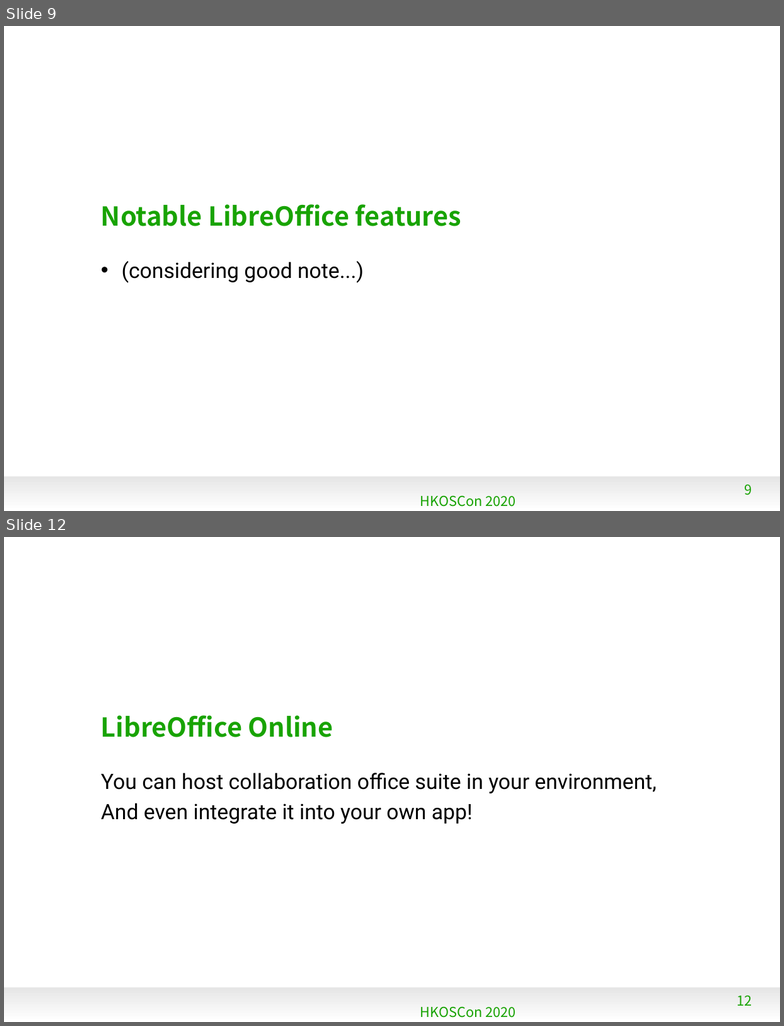
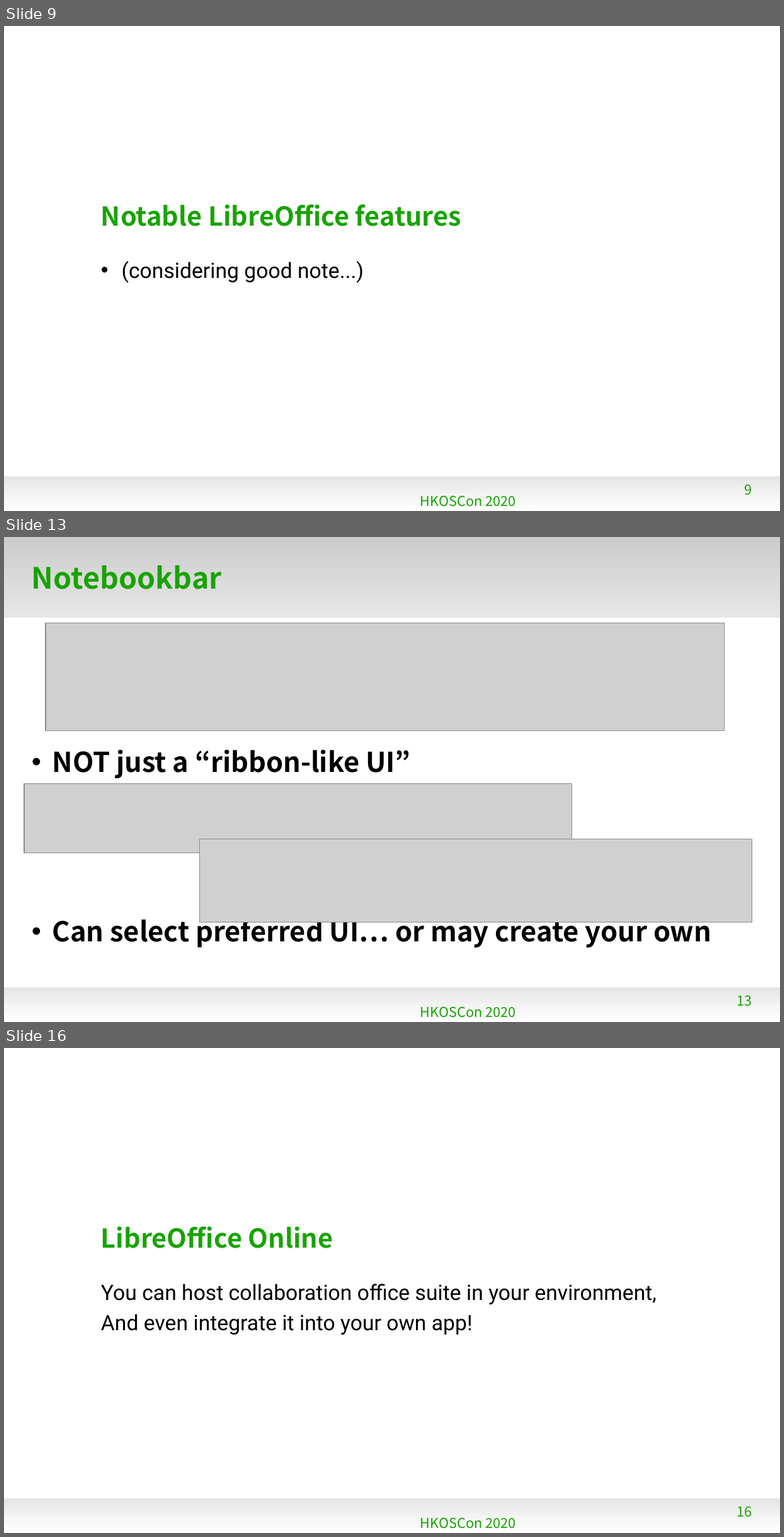
Before and after one commit to naruoga/KantoLibreOffice, a slide deck: others/202006-HKOSCon-LibO.odp. Shown one above the other, each under a label of ours: slides 9 and 12 before the commit, slides 9, 13 and 16 after it; the slides between them are not shown. The pictures are 784x1026 and 784x1537 pixels, drawn with LibreOffice and Linux fonts; fonts in the diff are those of the drawing; grey boxes stand for pictures; background and template pictures are left out. Boxes give left, top, right and bottom in pixels: in the first picture for what was removed or moved away, otherwise in the second. Text is boxed around its words. In the diff, an @@ line names an element or a change of style, - is before the commit and + after.

Commit message:
WIP: HKOSCon

```diff
--- a/others/202006-HKOSCon-LibO.odp
+++ b/others/202006-HKOSCon-LibO.odp
@@ slide 13 added at (x1=4, y1=537, x2=780, y2=1022), background #FFFFFF; not listed: 1 template element that a slide beside it also shows @@
@@ rectangle added at (x1=4, y1=537, x2=780, y2=618), fill gradient #CCCCCC to #E6E6E6 @@
@@ title added at (x1=32, y1=565, x2=222, y2=589), 30 pt, text #18A303, bold @@
+Notebookbar
@@ picture added at (x1=46, y1=623, x2=725, y2=730) @@
@@ text added at (x1=53, y1=749, x2=711, y2=948), 28 pt, text #000000, bold @@
+• NOT just a “ribbon-like UI”
+• Can select preferred UI… or may create your own
@@ picture added at (x1=24, y1=783, x2=572, y2=853) @@
@@ picture added at (x1=200, y1=839, x2=752, y2=923) @@
@@ text added at (x1=420, y1=1006, x2=516, y2=1018), 14 pt, text #18A303 @@
+HKOSCon 2020
@@ page number added at (x1=737, y1=995, x2=752, y2=1006), 14 pt, text #18A303 @@
+13
@@ what was slide 12 is now slide 16 @@
@@ page number at (x1=737, y1=1507, x2=752, y2=1517): text changed @@
-12
+16
```
Also in this commit, not shown: 3 slides changed, 3 other slides added.
